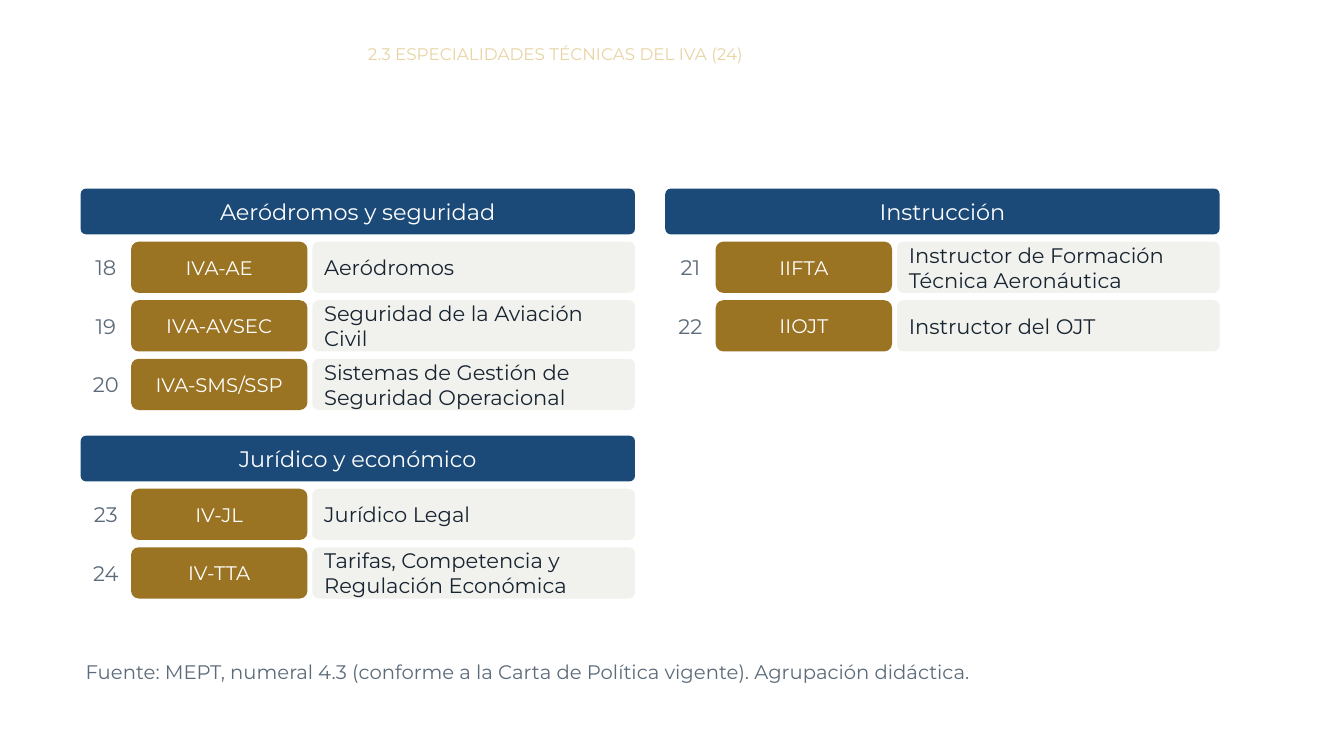
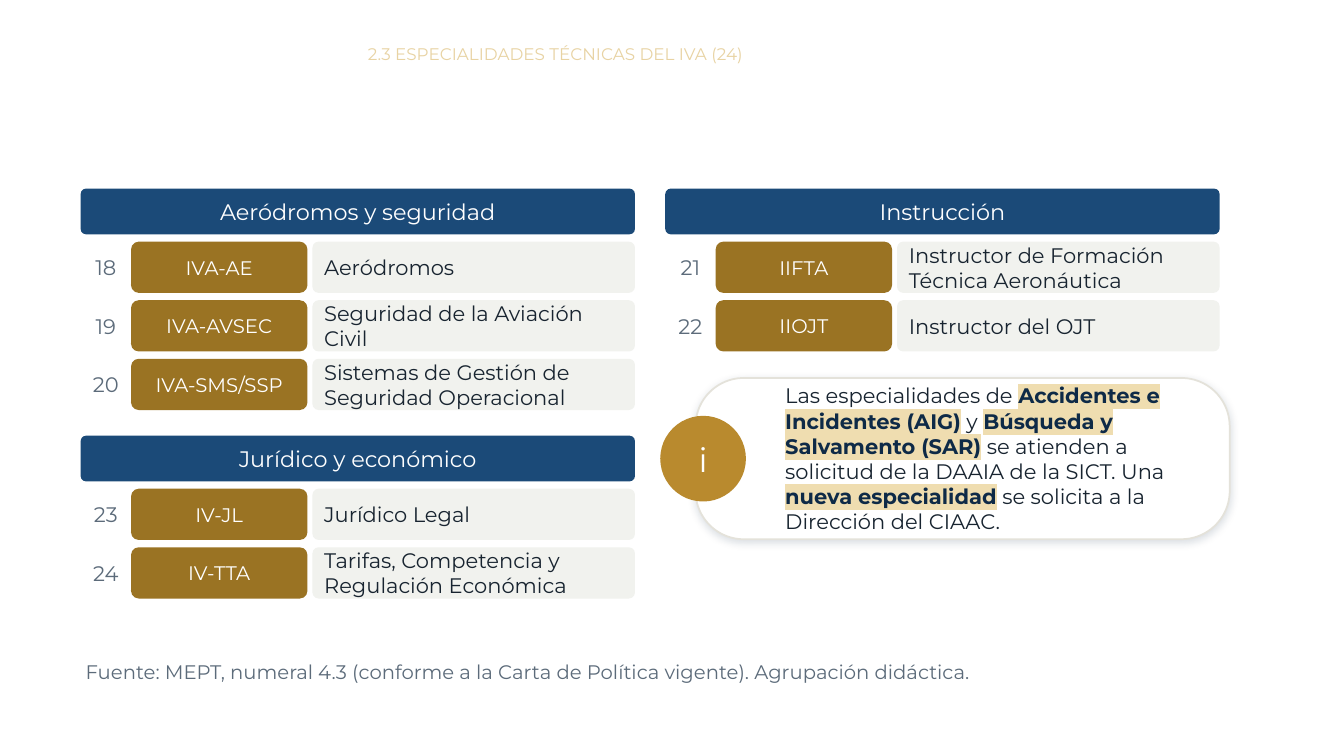
Before and after one commit to jmfigueroah01-creator/Curso-MEPT-OJT, a slide deck: slide 20 of modulo2.pptx (slide 13 before the commit). Drawn at 1344x756 pixels with LibreOffice and Linux fonts; fonts in the diff are those of the drawing; background and template pictures are left out. Boxes give left, top, right and bottom in pixels: in the first picture for what was removed or moved away, otherwise in the second. Text is boxed around its words. In the diff, an @@ line names an element or a change of style, - is before the commit and + after.

```diff
--- a/modulo2.pptx
+++ b/modulo2.pptx
@@ rounded rectangle added at bbox=[696, 378, 1230, 539], fill #FFFFFF, outline #E4E2DA 1.25 pt, 15 pt, text #182430 @@
+Las especialidades de Accidentes e Incidentes (AIG) y Búsqueda y Salvamento (SAR) se atienden a solicitud de la DAAIA de la SICT. Una nueva especialidad se solicita a la Dirección del CIAAC.
@@ ellipse added at bbox=[660, 415, 746, 501], fill #B98A2E, 24 pt, text #FFFFFF @@
+i
```
Also in this commit, not shown: 5 other slides changed, 8 slides added, 1 other file.
